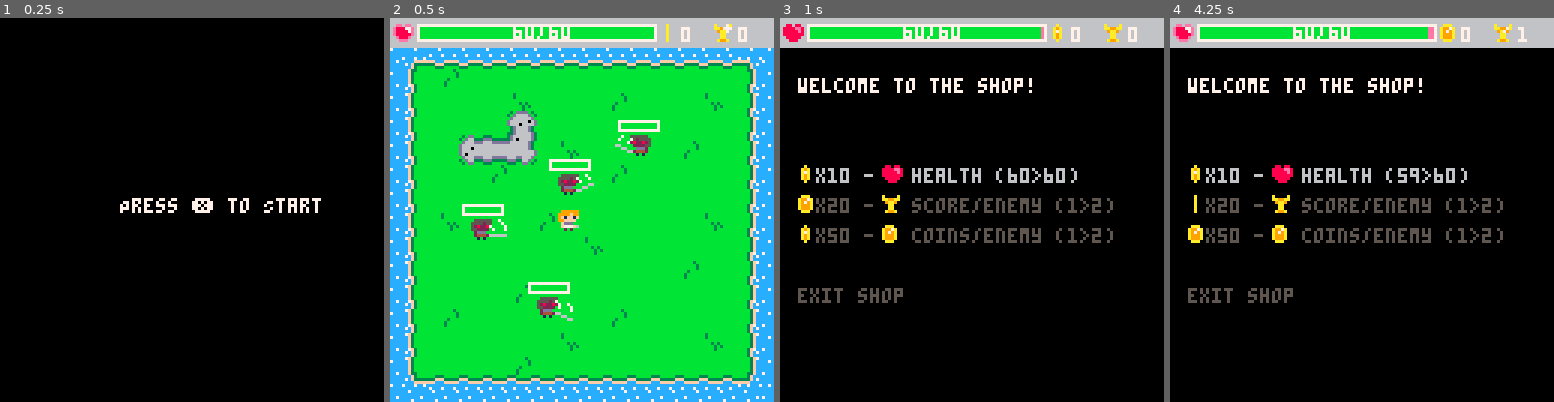
Above: before the commit, frames 1-4 (left to right).
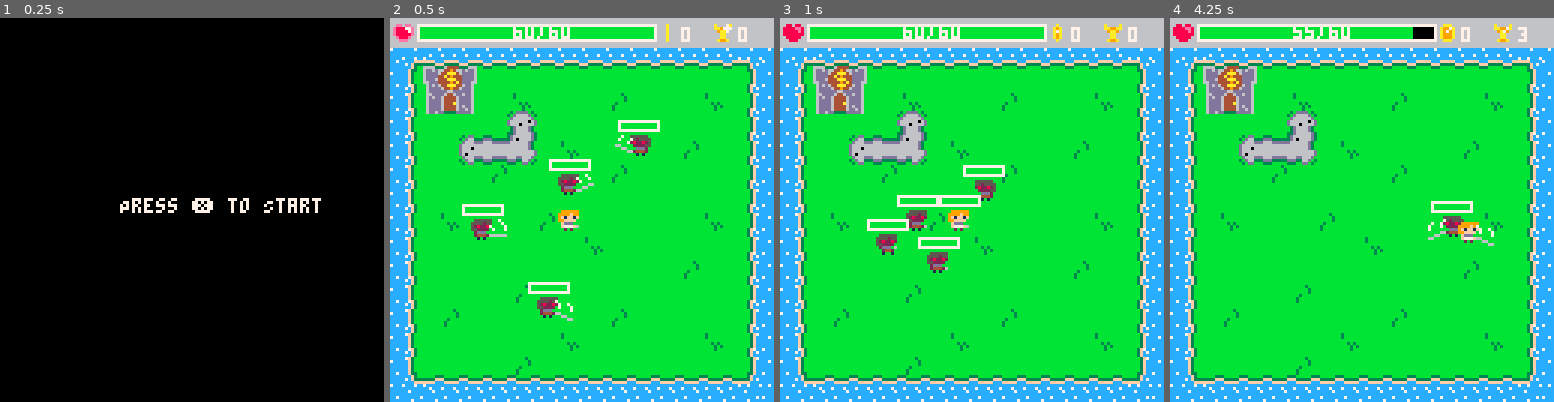
Above: after the commit, the same moments.

Repository: PancakedRivet/last-minute-hero
Game: PICO-8 cartridge last-minute-hero.p8
Same seed, same stepped clock (60 frames per second), same inputs: the game is played once before the commit and once after it.
Inputs:
- Up to frame 1 (0.25 s): no input
- Up to frame 2 (0.5 s): tap X (X key) at 0.33 s
- Up to frame 3 (1 s): tap O (Z key) at 0.7 s
- Up to frame 4 (4.25 s): tap X (X key) at 1.07, 1.85, 2.97, 4.08 s; hold Right 1.6-2.1 s; tap O (Z key) every 0.4 s from 1.7 to 4.1 s; hold Up 2.15-2.42 s; hold Right 2.47-3.03 s; hold Left 3.08-3.58 s; hold Down 3.63-3.97 s; hold Right from 4.02 s (still down)

Frame 1 is identical in both runs. In frame 2, 1.6% of the frame differs, in the area x 8-23%, y 12-25%; in frame 3, 92%; in frame 4, 92%, in the area x 0-100%, y 1-100%.

Commit message:
Shop is now based on moving into the sprite than on a button

Diff:
--- a/last-minute-hero.p8
+++ b/last-minute-hero.p8
@@ -70,13 +70,13 @@
 000d6066666666660660666066d30000066d30006666066600000000000000000000000000000000000000000000000000000000000000000000000000000000
 000d6660606660666666666666d30000606d30006666666600000000000000000000000000000000000000000000000000000000000000000000000000000000
 __gff__
-0000000000000000000000000000000000000000000000000000000000000000000000000000000000000000000000000000000000000000000000000000000000000000000000000000000000000000000000000001000000000000000000000000000000010000000000000000000000000000000000000000000000000000
+0000000001020200000000000000000000000000000000010100000000000000000000000000000000000000000000000000000000000000000000000000000000000000000000000000000000000000000000000001000000000000000000000000000000010000000000000000000000000000000000000000000000000000
 0000000000000000000000000000000000000000000000000000000000000000000000000000000000000000000000000000000000000000000000000000000000000000000000000000000000000000000000000000000000000000000000000000000000000000000000000000000000000000000000000000000000000000
 __map__
 5555555555555555555555555555555555550000000000000000000000000000000000000000000000000000000000000000000000000000000000000000000000000000000000000000000000000000000000000000000000000000000000000000000000000000000000000000000000000000000000000000000000000000
 5555555555555555555555555555555555550000000000000000000000000000000000000000000000000000000000000000000000000000000000000000000000000000000000000000000000000000000000000000000000000000000000000000000000000000000000000000000000000000000000000000000000000000
-55550a090a0a0a0a0a0a0a0a0a0a0a0a55550000000000000000000000000000000000000000000000000000000000000000000000000000000000000000000000000000000000000000000000000000000000000000000000000000000000000000000000000000000000000000000000000000000000000000000000000000
-55550a0a0a0a0b0a0a0a090a0a0a0b0a55550000000000000000000000000000000000000000000000000000000000000000000000000000000000000000000000000000000000000000000000000000000000000000000000000000000000000000000000000000000000000000000000000000000000000000000000000000
+55551704180a0a0a0a0a0a0a0a0a0a0a55550000000000000000000000000000000000000000000000000000000000000000000000000000000000000000000000000000000000000000000000000000000000000000000000000000000000000000000000000000000000000000000000000000000000000000000000000000
+55550705080a0b0a0a0a090a0a0a0b0a55550000000000000000000000000000000000000000000000000000000000000000000000000000000000000000000000000000000000000000000000000000000000000000000000000000000000000000000000000000000000000000000000000000000000000000000000000000
 55550a0a0a0a650a0a0a0a0a0a0a0a0a55550000000000000000000000000000000000000000000000000000000000000000000000000000000000000000000000000000000000000000000000000000000000000000000000000000000000000000000000000000000000000000000000000000000000000000000000000000
 55550a0a6565650a0b0a0a0a0a090a0a55550000000000000000000000000000000000000000000000000000000000000000000000000000000000000000000000000000000000000000000000000000000000000000000000000000000000000000000000000000000000000000000000000000000000000000000000000000
 55550a0a0a090a0a0a0a090a0a0a0a0a55550000000000000000000000000000000000000000000000000000000000000000000000000000000000000000000000000000000000000000000000000000000000000000000000000000000000000000000000000000000000000000000000000000000000000000000000000000
--- a/scripts/game.lua
+++ b/scripts/game.lua
@@ -11,11 +11,14 @@
     coin = 36,
     coin_animation = {36, 37, 38, 39},
     score = 42,
-    score_animation = {42, 43, 44, 45, 46}
+    score_animation = {42, 43, 44, 45, 46},
+    shop_opened = 6,
+    shop_closed = 5,
 }
 
 game_flags = {
-    collision = 0
+    collision = 0,
+    shop = 1
 }
 
 colours ={
--- a/scripts/player.lua
+++ b/scripts/player.lua
@@ -29,6 +29,7 @@
         score_value = 1,
         coins = 0,
         coin_value = 1,
+        is_in_shop = false
     }
     return player
 end
--- a/scripts/states/playing.lua
+++ b/scripts/states/playing.lua
@@ -1,10 +1,4 @@
 function update_playing()
-    -- Update logic here
-    if btnp(🅾️) then
-        game_state = game_states.shop
-        shop_selected_index = 1
-        return
-    end
     game_tick += 1
     if game_tick % game_fps == 0 then
         player.score += 1
@@ -12,11 +6,29 @@
     end
     if player.health <= 0 then
         game_state = game_states.game_over
+        return
     end
     update_position(player)
     update_check_coin_collection(player)
     update_enemies()
     update_attack(player)
+
+    -- determine whether the shop should be opened
+    -- if the player is still in the area but has just left the shop,
+    -- we wait for them to move far enough away from the shop area before
+    -- allowing them to re-enter
+    -- if is_in_shop_area(player) then
+    if any_collision(player, game_flags.shop) then
+        if not player.is_in_shop then
+            game_state = game_states.shop
+            shop_selected_index = 1
+            player.is_in_shop = true
+            return
+        end
+    else
+        -- player is far enough away from shop area
+        player.is_in_shop = false
+    end
 end
 
 function draw_playing(_camera)
